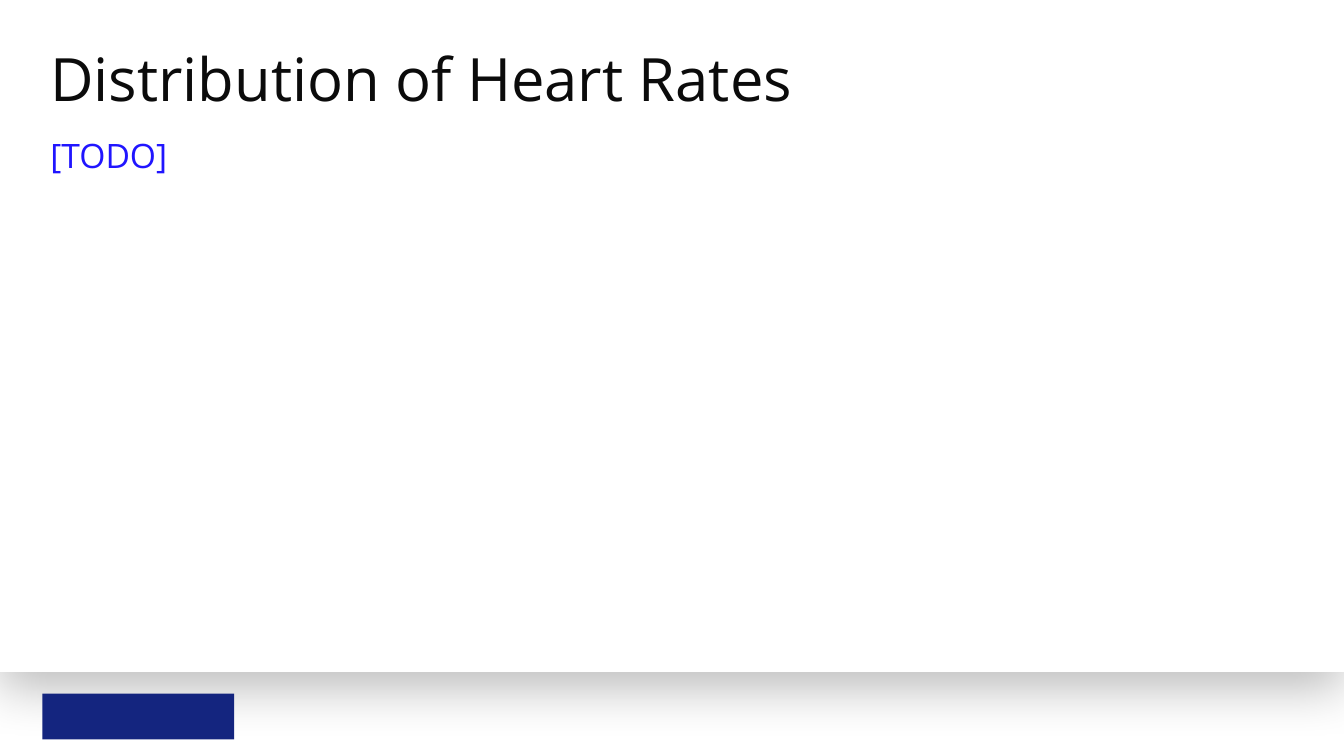
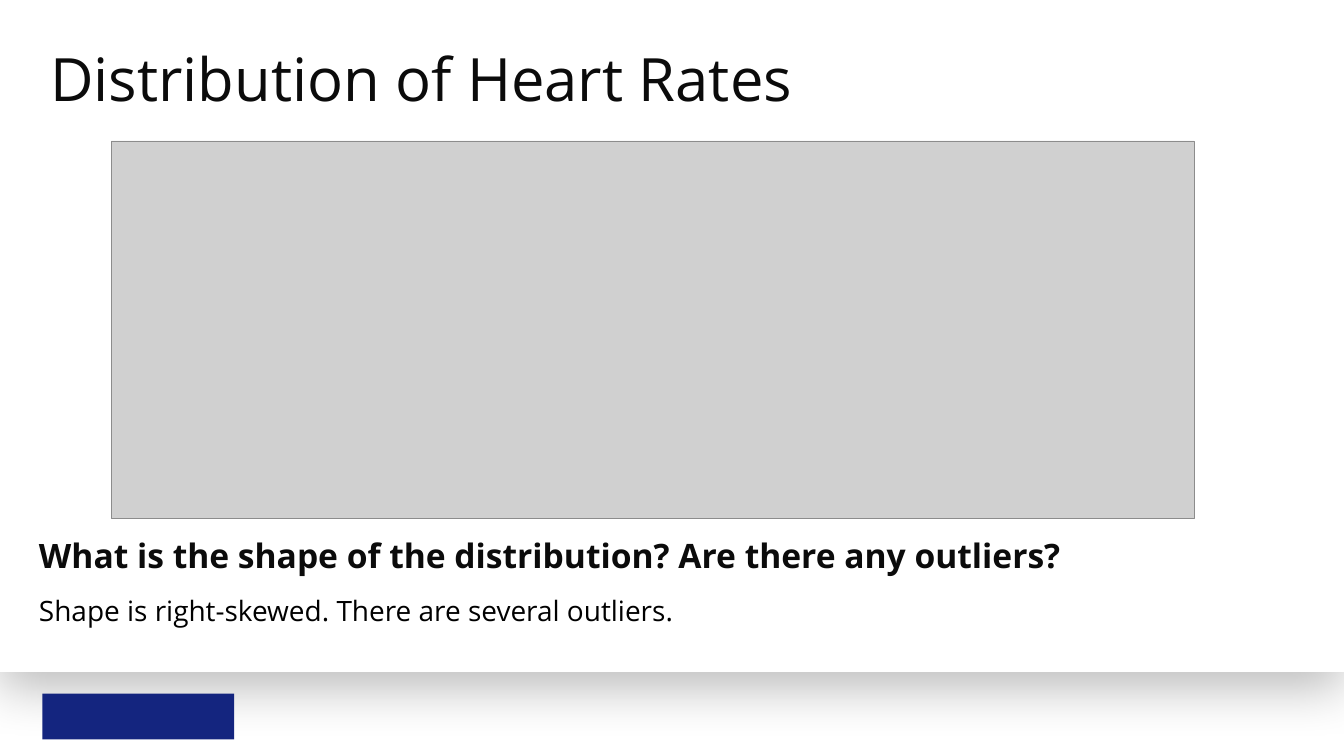
Before and after one commit to kinant/ud-stats-nd, a slide deck: slide 7 of PR01 - Describe Health and Sleep Quality Data/analyze-sleep-health-and-lifestyle.pptx (slide 6 before the commit). Drawn at 1344x756 pixels with LibreOffice and Linux fonts; fonts in the diff are those of the drawing; grey boxes stand for pictures; background and template pictures are left out. Boxes give left, top, right and bottom in pixels: in the first picture for what was removed or moved away, otherwise in the second. Text is boxed around its words. In the diff, an @@ line names an element or a change of style, - is before the commit and + after.

```diff
--- a/PR01 - Describe Health and Sleep Quality Data/analyze-sleep-health-and-lifestyle.pptx
+++ b/PR01 - Describe Health and Sleep Quality Data/analyze-sleep-health-and-lifestyle.pptx
@@ text removed at (x1=50, y1=143, x2=167, y2=174) @@
-[TODO]
@@ picture added at (x1=112, y1=141, x2=1194, y2=519) @@
@@ text added at (x1=39, y1=542, x2=1061, y2=628), 36 pt, text #0B0B0B, bold @@
+What is the shape of the distribution? Are there any outliers?
+Shape is right-skewed. There are several outliers.
```
Also in this commit, not shown: 3 other slides changed, 2 slides added, 1 slide removed, 3 other files.
